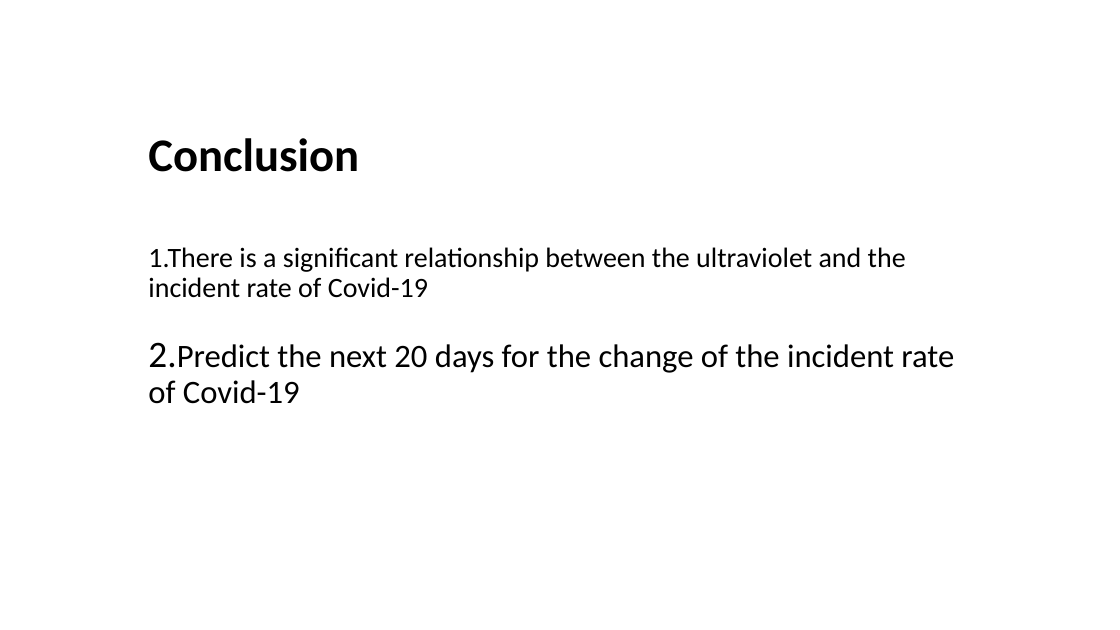
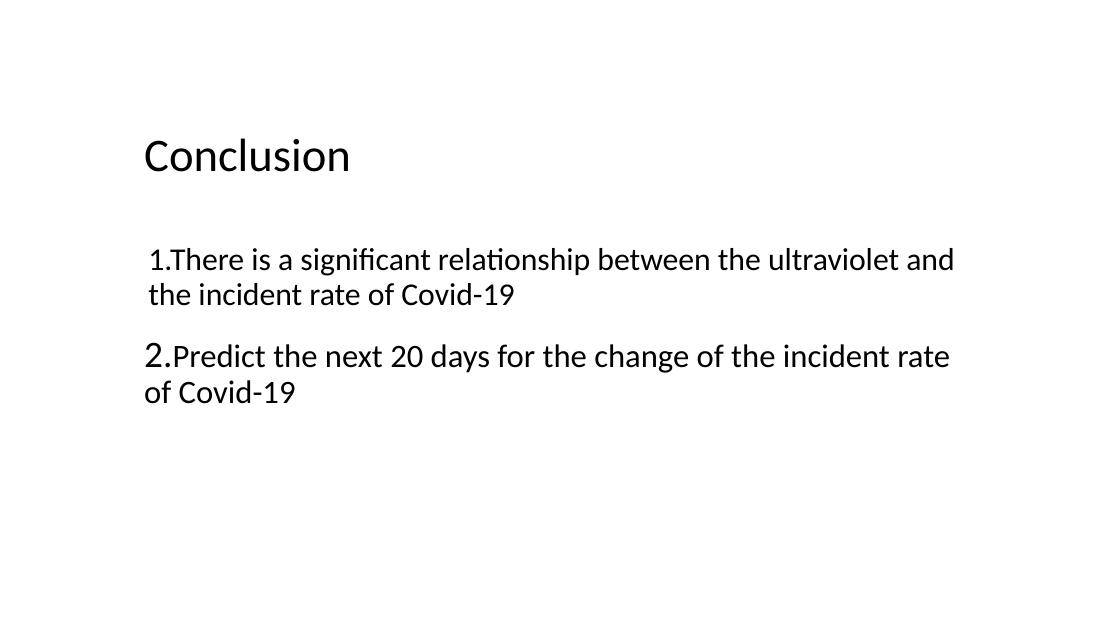
Before and after one commit to ShuyangLu/QBS181final, a slide deck: slide 14 of qbs 181 group.pptx (slide 9 before the commit). Drawn at 1120x630 pixels with LibreOffice and Linux fonts; fonts in the diff are those of the drawing. Boxes give left, top, right and bottom in pixels: in the first picture for what was removed or moved away, otherwise in the second. Text is boxed around its words. In the diff, an @@ line names an element or a change of style, - is before the commit and + after.

```diff
--- a/qbs 181 group.pptx
+++ b/qbs 181 group.pptx
@@ title "Conclusion" at <box>144,138,351,172</box>: bold off @@
@@ text "1.There is a significant relationship ..." at <box>148,248,954,306</box>: size 24 to 27.2 pt; alignment centre to left; less space between paragraphs @@
@@ subtitle "2.Predict the next 20 days ...": place and size @@
-subtitle "2.Predict the next 20 days ..." at <box>148,342,954,404</box>
+subtitle "2.Predict the next 20 days ..." at <box>144,342,950,404</box>
```
Also in this commit, not shown: 9 other slides changed, 5 slides added.
